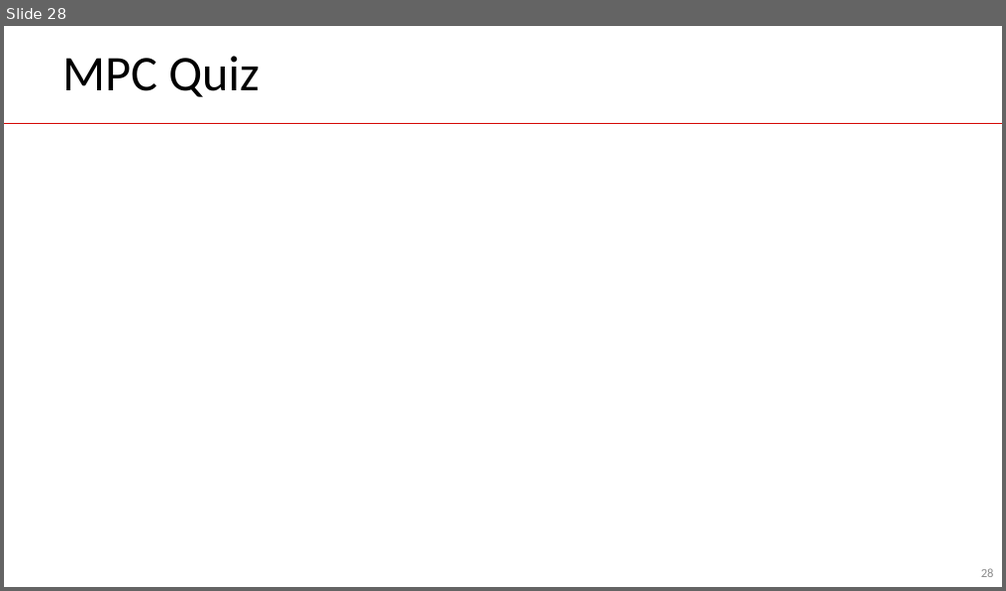
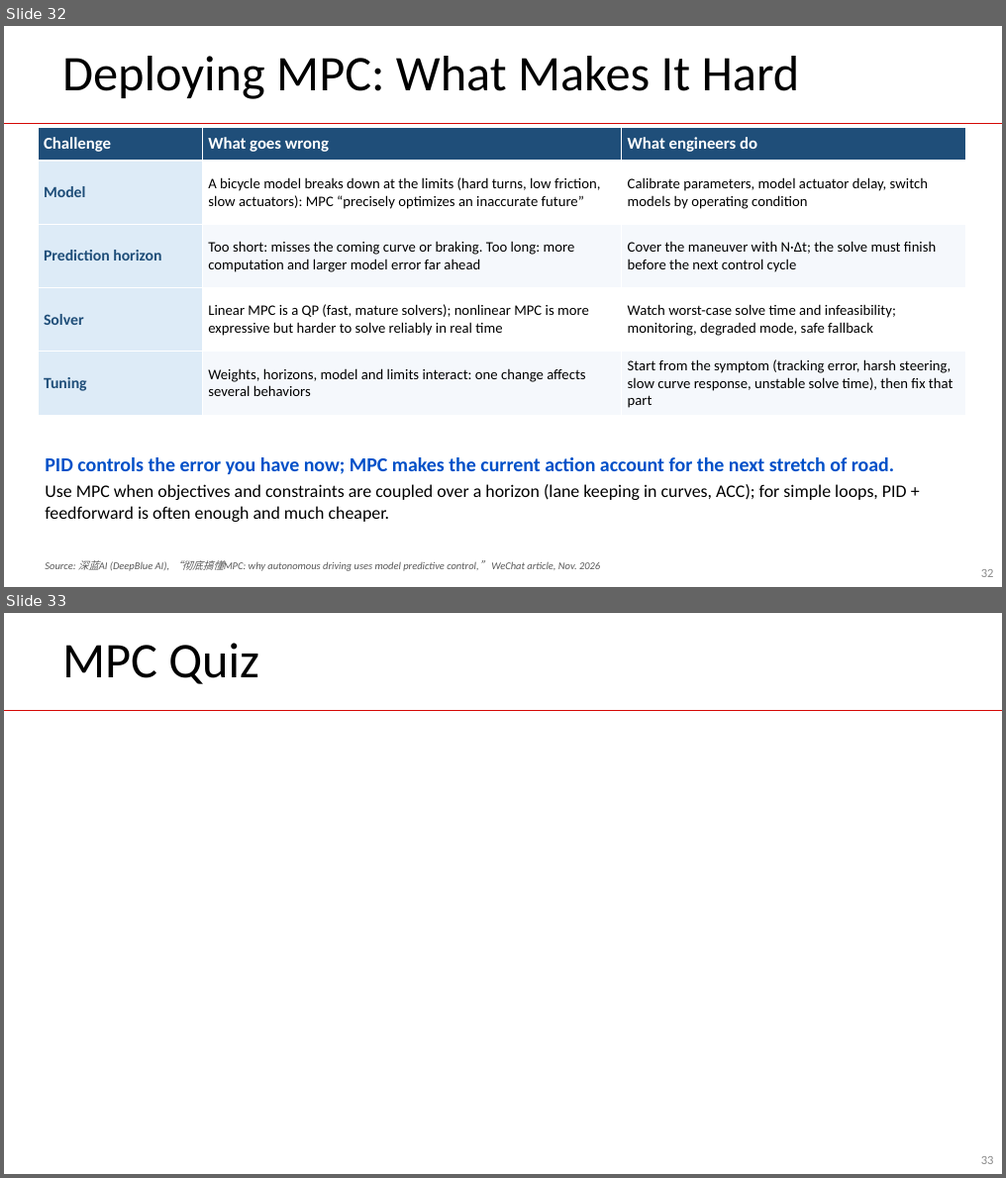
Before and after one commit to guhofstra/CSC144V, a slide deck: PPTs/L8 Control.pptx. Shown one above the other, each under a label of ours: slide 28 before the commit, slides 32 and 33 after it. The pictures are 1006x591 and 1006x1178 pixels, drawn with LibreOffice and Linux fonts; fonts in the diff are those of the drawing; grey boxes stand for pictures. Boxes give left, top, right and bottom in pixels: in the first picture for what was removed or moved away, otherwise in the second. Text is boxed around its words. In the diff, an @@ line names an element or a change of style, - is before the commit and + after.

Commit message:
control

```diff
--- a/PPTs/L8 Control.pptx
+++ b/PPTs/L8 Control.pptx
@@ slide 32 added at box(4, 26, 1002, 587), background #FFFFFF; not listed: 1 template element that a slide beside it also shows @@
@@ title added at box(62, 56, 800, 99), 48 pt, text #000000 @@
+Deploying MPC: What Makes It Hard
@@ table added at box(38, 127, 966, 415), 5 rows, 3 columns @@
+Challenge | What goes wrong | What engineers do
+Model | A bicycle model breaks down at the limits (hard turns, low friction, slow actuators): MPC “precisely optimizes an inaccurate future” | Calibrate parameters, model actuator delay, switch models by operating condition
+Prediction horizon | Too short: misses the coming curve or braking. Too long: more computation and larger model error far ahead | Cover the maneuver with N·Δt; the solve must finish before the next control cycle
+Solver | Linear MPC is a QP (fast, mature solvers); nonlinear MPC is more expressive but harder to solve reliably in real time | Watch worst-case solve time and infeasibility; monitoring, degraded mode, safe fallback
+Tuning | Weights, horizons, model and limits interact: one change affects several behaviors | Start from the symptom (tracking error, harsh steering, slow curve response, unstable solve time), then fix that part
@@ text added at box(45, 458, 907, 522), 17 pt, text #000000 @@
+PID controls the error you have now; MPC makes the current action account for the next stretch of road.
+Use MPC when objectives and constraints are coupled over a horizon (lane keeping in curves, ACC); for simple loops, PID + feedforward is often enough and much cheaper.
@@ text added at box(45, 561, 600, 571), 10 pt, text #595959, italic @@
+Source: 深蓝AI (DeepBlue AI), “彻底搞懂MPC: why autonomous driving uses model predictive control,” WeChat article, Nov. 2026
@@ page number added at box(981, 570, 994, 577), 12 pt, text #8C8C8C @@
+32
@@ what was slide 28 is now slide 33 @@
@@ page number at box(981, 1157, 994, 1164): text changed @@
-28
+33
```
Also in this commit, not shown: 4 other slides added, 6 other files.
